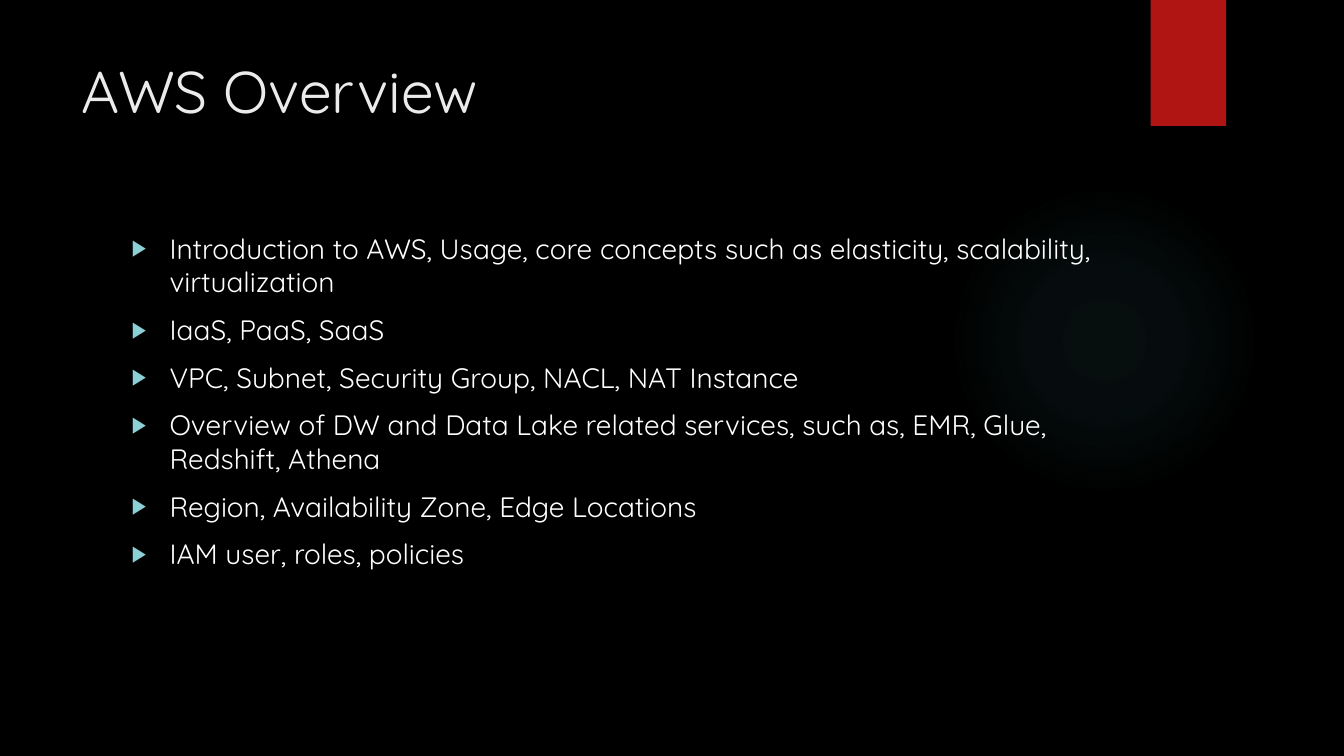
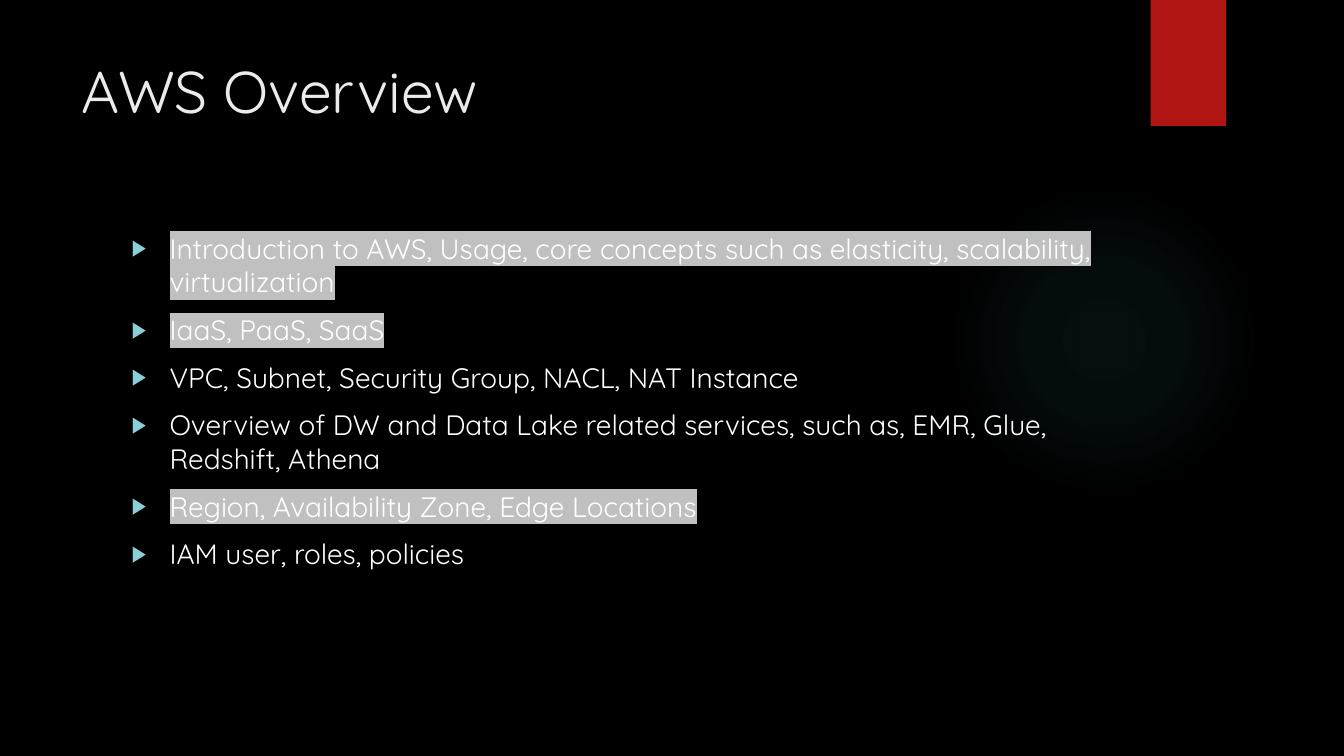
Before and after one commit to karthick1808/CDB21DW013, a slide deck: slide 2 of AWS - 2.pptx. Drawn at 1344x756 pixels with LibreOffice and Linux fonts; fonts in the diff are those of the drawing; background and template pictures are left out. Boxes give left, top, right and bottom in pixels: in the first picture for what was removed or moved away, otherwise in the second. Text is boxed around its words. In the diff, an @@ line names an element or a change of style, - is before the commit and + after.

```diff
--- a/AWS - 2.pptx
+++ b/AWS - 2.pptx
@@ text at [170,230,1090,525]: highlight none to #C0C0C0 in "Introduction to AWS, Usage, core concepts such ...", "IaaS, PaaS, SaaS", "Region, Availability Zone, Edge Locations" @@
```
Also in this commit, not shown: 20 slides added.
